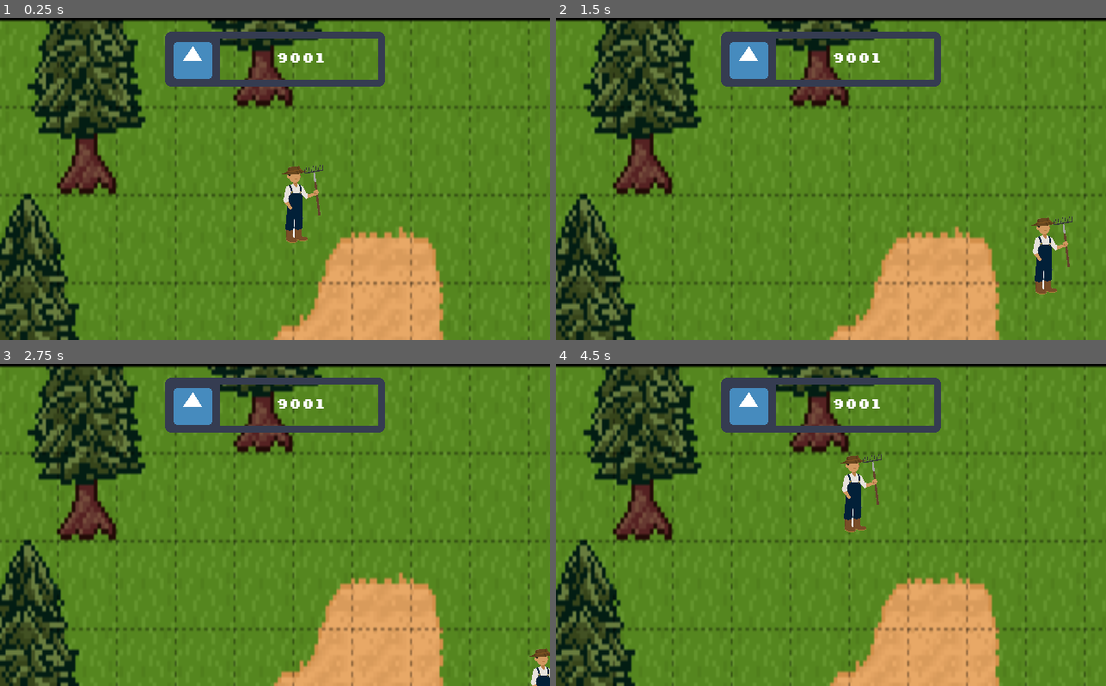
Above: before the commit, frames 1-4 (two rows, left to right).
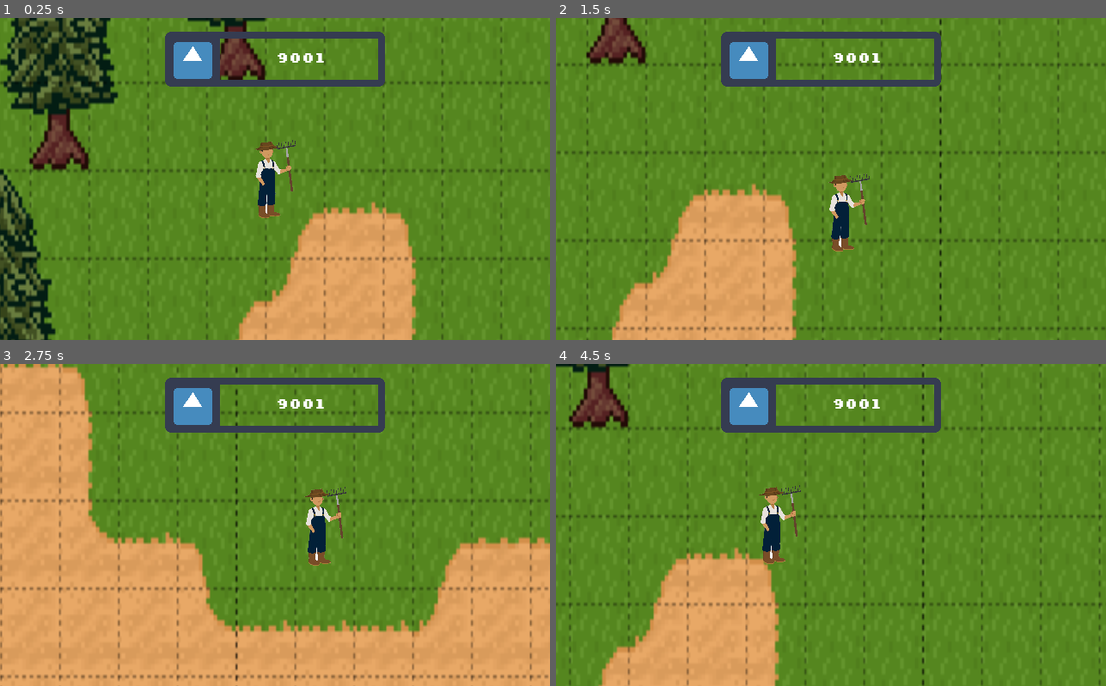
Above: after the commit, the same moments.

Repository: astro-panda/poo-farmer
Game: Godot game, scene res://Scenes/Main.tscn
Same seed, same stepped clock (60 frames per second), same inputs: the game is played once before the commit and once after it. The engine's default icon, where the game draws it, is replaced by a stand-in: a white triangle on a blue panel in a dark square.
Inputs (mouse positions are in pixels of both pictures, inside the frame that each line leads up to):
- Up to frame 1 (0.25 s): no input
- Up to frame 2 (1.5 s): tap Enter at 0.5 s; move the mouse to (952, 162) at 0.52 s; press the mouse at (952, 162) at 0.53 s; hold Right (move_right) 0.53-1.28 s; move the mouse to (721, 195) at 1.27 s; release the mouse at (721, 195) at 1.28 s; hold Down (move_down) from 1.28 s (still down); click (721, 195) at 1.35 s
- Up to frame 3 (2.75 s): move the mouse to (330, 454) at 2.02 s; release Down (move_down) at 2.03 s; press the mouse at (330, 454) at 2.03 s; hold Right (move_right) from 2.03 s (still down)
- Up to frame 4 (4.5 s): move the mouse to (803, 589) at 2.77 s; release Right (move_right) at 2.78 s; release the mouse at (803, 589) at 2.78 s; hold Up (move_up) 2.78-3.53 s; click (803, 589) at 2.85 s; move the mouse to (996, 573) at 3.52 s; press the mouse at (996, 573) at 3.53 s; hold Left (move_left) from 3.53 s (still down); move the mouse to (666, 476) at 4.27 s; release the mouse at (666, 476) at 4.28 s; click (666, 476) at 4.35 s

The runs differ from the first frame. In frame 1, 27% of the frame differs, in the area x 0-100%, y 0-100%; in frame 2, 39%; in frame 3, 51%; in frame 4, 37%.

Commit message:
Updated player bounds; Added camera

Diff:
--- a/poofarmer/Scenes/Player.tscn
+++ b/poofarmer/Scenes/Player.tscn
@@ -26,4 +26,18 @@
 frames = SubResource( 2 )
 animation = "test"
 
+[node name="Camera2D" type="Camera2D" parent="."]
+current = true
+limit_left = 0
+limit_top = 0
+limit_right = 2048
+limit_bottom = 2048
+limit_smoothed = true
+smoothing_enabled = true
+drag_margin_left = 0.4
+drag_margin_top = 0.3
+drag_margin_right = 0.4
+drag_margin_bottom = 0.3
+editor_draw_drag_margin = true
+
 [connection signal="body_entered" from="." to="." method="_on_Player_body_entered"]
--- a/poofarmer/Scripts/Player.gd
+++ b/poofarmer/Scripts/Player.gd
@@ -12,7 +12,7 @@
 
 # Called when the node enters the scene tree for the first time.
 func _ready():
-	screen_size = get_viewport_rect().size
+	screen_size = Vector2(2048, 2048)
 
 
 # Called every frame. 'delta' is the elapsed time since the previous frame.
